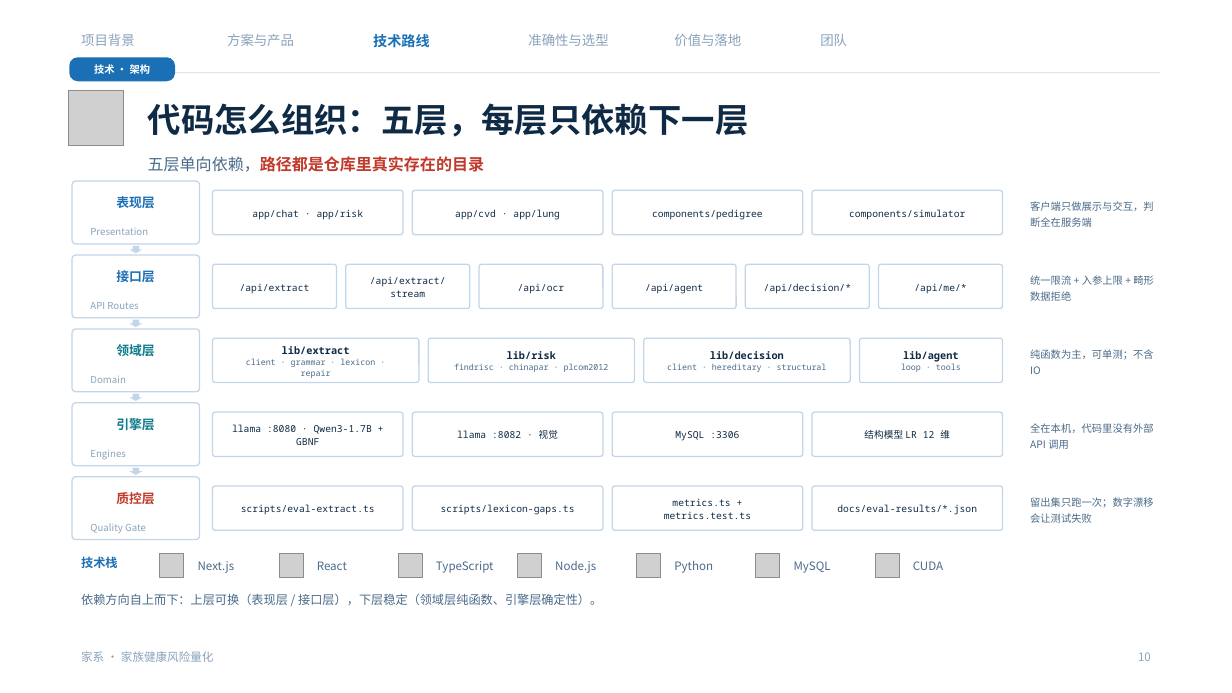
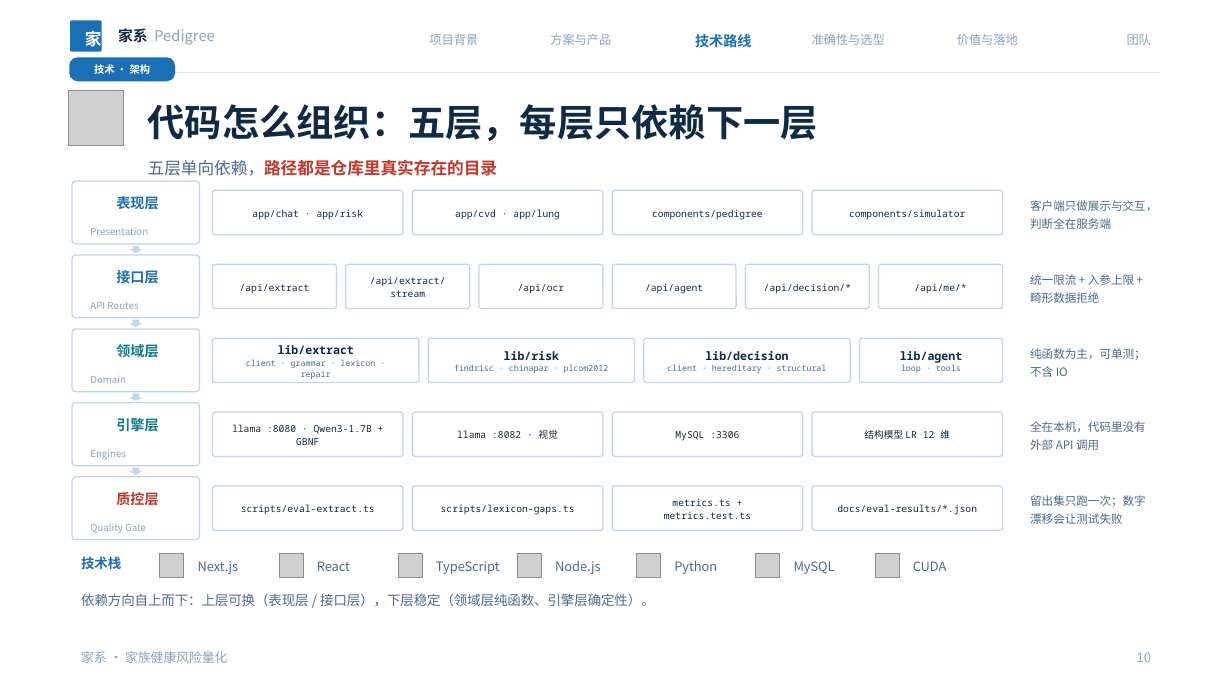
Before and after one commit to NimuStudio/jiaxi, a slide deck: slide 10 of deliverables/家系-答辩-v2.pptx. Drawn at 1232x693 pixels with LibreOffice and Linux fonts; fonts in the diff are those of the drawing; grey boxes stand for pictures; background and template pictures are left out. Boxes give left, top, right and bottom in pixels: in the first picture for what was removed or moved away, otherwise in the second. Text is boxed around its words. In the diff, an @@ line names an element or a change of style, - is before the commit and + after.

Commit message:
docs(deck): 参考获奖答辩稿改版——品牌页眉、字号上调、背景纹理
扫了 D:/12848/Desktop/ppt 里 7 份参考稿（19-33 页，图片 29-144 张，标题用阿里妈妈数黑体/
优设标题黑这类设计字体，正文普遍 20pt+）。我们与之最大的差距不是配色，而是：
每页没有贯穿的品牌标识、正文只有 9.5pt、背景几乎是纯白。

## 1. 页眉品牌带（全 25 页）
左侧实心方块「家」+「家系 Pedigree」，右侧六个栏目右对齐——品牌与导航分居两端。
原来只有六个灰栏目名，翻页时没有任何品牌锚点，这是「千篇一律」的主观来源之一。

## 2. 标题与正文各上调一档
标题 26 -> 29pt，副标题 12.5 -> 13pt；正文批量 +1pt（9.5->10.5、10->11、8.5->9.5），
共 140 处。参考稿把正文当「演讲字幕」用，我们原来当「文档小字」用。
已复核 P12/P17/P21 三页最密版面，无溢出。

## 3. 背景纹理加强
点阵 36px/alpha30 -> 28px/alpha40，弧线 3px/alpha30 -> 4px/alpha42（中性背景同步）。
参考稿背景有可见的纹理层，纯白会显得像没设计过的文档；但仍低于正文对比度，不抢字。

```diff
--- a/deliverables/家系-答辩-v2.pptx
+++ b/deliverables/家系-答辩-v2.pptx
@@ rounded rectangle added at <box>70,20,102,52</box>, fill #1A6FB5 @@
@@ text added at <box>85,28,102,50</box>, 13 pt, text #FFFFFF, bold @@
+家
@@ text added at <box>118,28,215,45</box>, 11.5 pt, text #8AA3BB @@
+家系 Pedigree
@@ size 10.5 to 9.5 pt; alignment left to right in 5 elements at <box>1127,34,1151,45</box>, <box>957,34,1018,45</box>, <box>812,34,885,45</box>, <box>550,34,611,45</box>, <box>429,34,478,45</box> @@
@@ text "项目背景": place and size @@
-text "项目背景" at <box>81,34,135,46</box>
+text "项目背景" at <box>429,34,478,45</box>
@@ text "方案与产品": place and size @@
-text "方案与产品" at <box>227,34,294,46</box>
+text "方案与产品" at <box>550,34,611,45</box>
@@ text "技术路线": place and size @@
-text "技术路线" at <box>373,34,430,47</box>
+text "技术路线" at <box>695,34,752,48</box>
@@ text "技术路线" at <box>695,34,752,48</box>: alignment left to right @@
@@ text "准确性与选型": place and size @@
-text "准确性与选型" at <box>528,34,608,46</box>
+text "准确性与选型" at <box>812,34,885,45</box>
@@ text "价值与落地": place and size @@
-text "价值与落地" at <box>674,34,741,46</box>
+text "价值与落地" at <box>957,34,1018,45</box>
@@ text "团队": place and size @@
-text "团队" at <box>820,34,847,46</box>
+text "团队" at <box>1127,34,1151,45</box>
@@ text "代码怎么组织：五层，每层只依赖下一层" at <box>148,104,818,141</box>: size 26 to 29 pt @@
@@ text "五层单向依赖，路径都是仓库里真实存在的目录" at <box>148,159,497,176</box>: size 12.5 to 13 pt @@
@@ text at <box>278,345,354,354</box>: size 8 to 9 pt in "lib/extract" @@
@@ text at <box>504,351,559,360</box>: size 8 to 9 pt in "lib/risk" @@
@@ text at <box>705,351,788,360</box>: size 8 to 9 pt in "lib/decision" @@
@@ text at <box>900,351,962,363</box>: size 8 to 9 pt in "lib/agent" @@
@@ size 10 to 11 pt in 5 elements at <box>116,195,158,213</box>, <box>116,270,158,283</box>, <box>116,342,158,360</box>, <box>116,418,158,431</box>, <box>116,490,158,508</box> @@
@@ size 8 to 9 pt in 5 elements at <box>1030,200,1157,229</box>, <box>1030,274,1134,303</box>, <box>1030,348,1146,377</box>, <box>1030,421,1146,450</box>, <box>1030,495,1146,524</box> @@
@@ text "技术栈" at <box>81,556,121,569</box>: size 9.5 to 10.5 pt @@
@@ text "依赖方向自上而下：上层可换（表现层 / 接口层），下层稳定（领域层纯函数、引擎层确定性）。" at <box>81,593,655,606</box>: size 9.5 to 10.5 pt @@
@@ size 9 to 10 pt in 9 elements at <box>198,561,239,574</box>, <box>317,561,350,571</box>, <box>436,561,500,574</box>, <box>555,561,600,574</box>, <box>674,561,717,574</box>, <box>794,561,835,574</box>, <box>913,561,947,571</box>, <box>81,651,227,663</box>, <box>1137,652,1151,662</box> @@
```
Also in this commit, not shown: 24 other slides changed, 10 other files.
